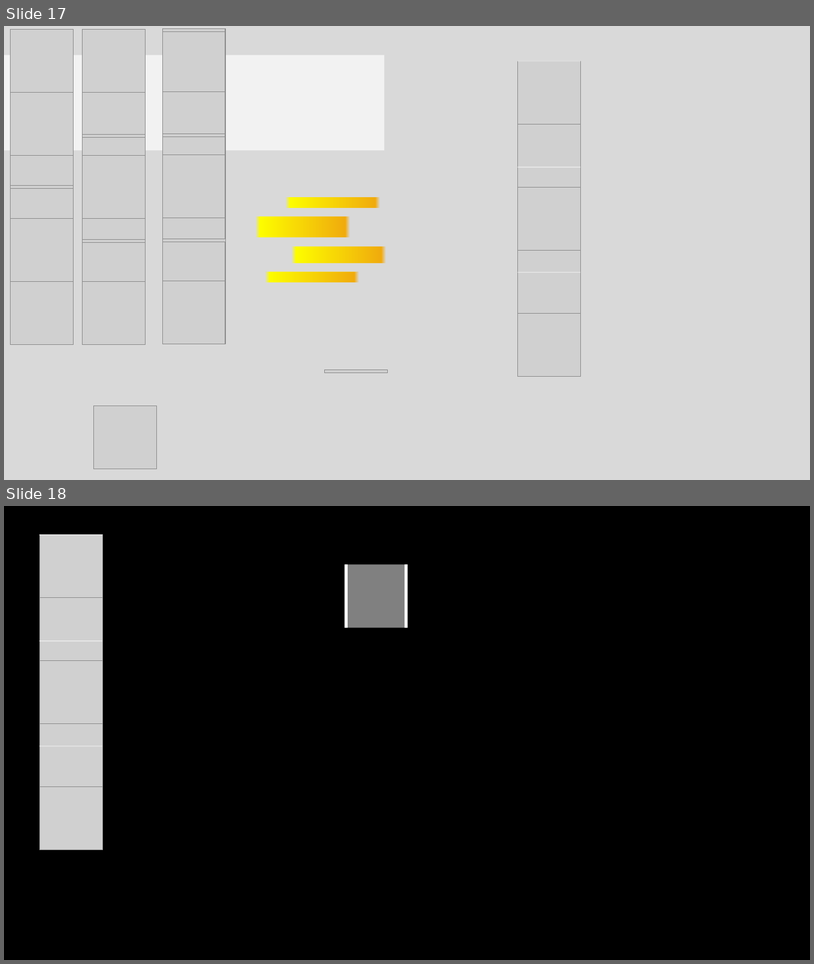
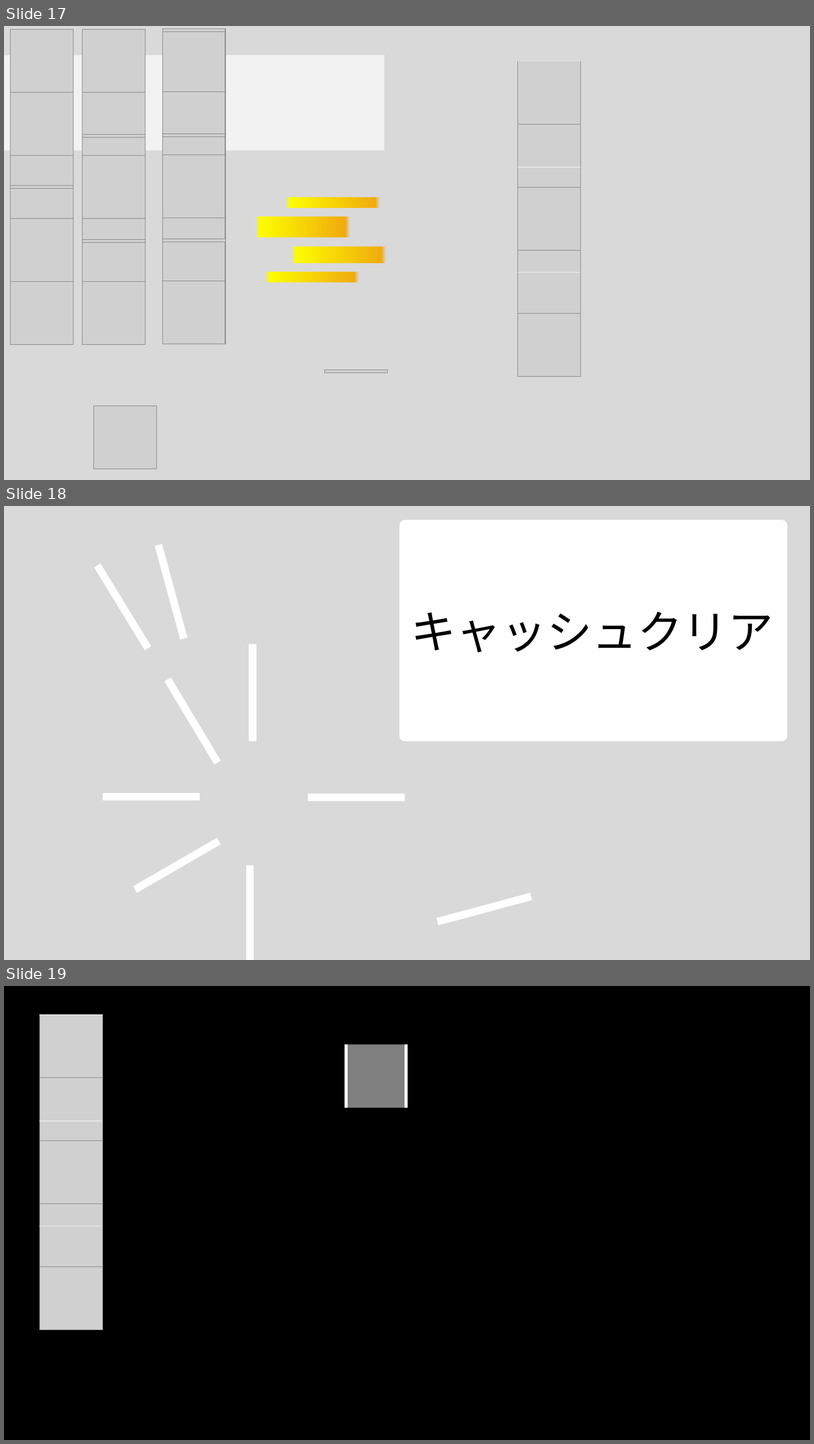
Before and after one commit to YuukiReiya/RhythmGame, a slide deck: resource.pptx. Shown one above the other, each under a label of ours: slides 17 and 18 before the commit, slides 17, 18 and 19 after it. The pictures are 814x964 and 814x1444 pixels, drawn with LibreOffice and Linux fonts; fonts in the diff are those of the drawing; grey boxes stand for pictures; background and template pictures are left out. Boxes give left, top, right and bottom in pixels: in the first picture for what was removed or moved away, otherwise in the second. Text is boxed around its words. In the diff, an @@ line names an element or a change of style, - is before the commit and + after.

Commit message:
update make reosurce file.

```diff
--- a/resource.pptx
+++ b/resource.pptx
@@ slide 18 added at bbox=[4, 506, 810, 960], background #D9D9D9 @@
@@ rounded rectangle added at bbox=[399, 520, 788, 741], fill #FFFFFF @@
@@ rectangle added at bbox=[155, 544, 187, 639], fill #FFFFFF @@
@@ rectangle added at bbox=[94, 563, 151, 649], fill #FFFFFF @@
@@ text added at bbox=[411, 612, 774, 652], 54 pt, text #000000 @@
+キャッシュクリア
@@ rectangle added at bbox=[249, 644, 256, 741], fill #FFFFFF @@
@@ rectangle added at bbox=[165, 678, 221, 764], fill #FFFFFF @@
@@ rectangle added at bbox=[102, 793, 200, 800], fill #FFFFFF @@
@@ rectangle added at bbox=[308, 793, 405, 801], fill #FFFFFF @@
@@ rectangle added at bbox=[133, 837, 221, 892], fill #FFFFFF @@
@@ rectangle added at bbox=[246, 865, 254, 960], fill #FFFFFF @@
@@ rectangle added at bbox=[437, 893, 532, 925], fill #FFFFFF @@
@@ what was slide 18 is now slide 19 @@
```
